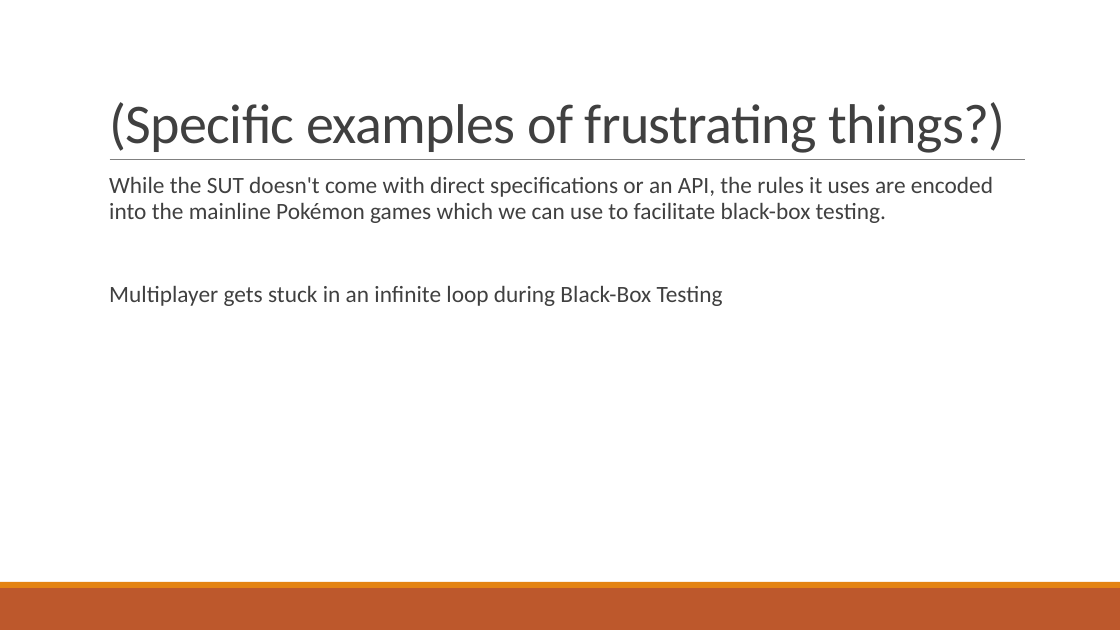
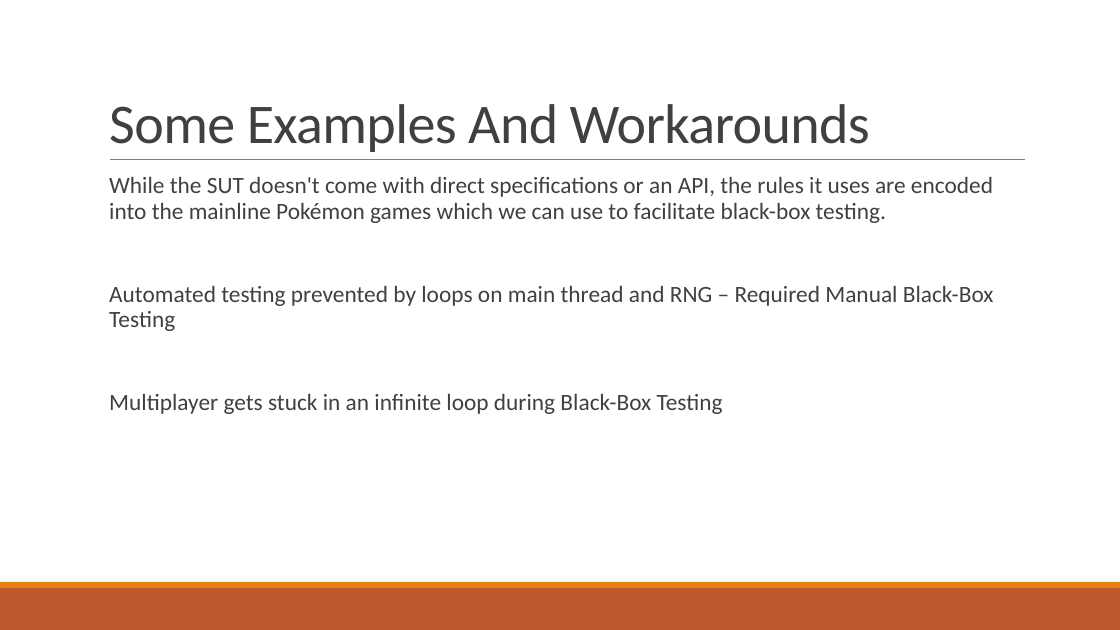
Before and after one commit to mason2smart/Pokemon-Battle-Simulator-Debugging, a slide deck: slide 6 of PokemonPresentation.pptx. Drawn at 1120x630 pixels with LibreOffice and Linux fonts; fonts in the diff are those of the drawing. Boxes give left, top, right and bottom in pixels: in the first picture for what was removed or moved away, otherwise in the second. Text is boxed around its words. In the diff, an @@ line names an element or a change of style, - is before the commit and + after.

```diff
--- a/PokemonPresentation.pptx
+++ b/PokemonPresentation.pptx
@@ title at bbox=[109, 104, 870, 152]: text changed @@
-(Specific examples of frustrating things?)
+Some Examples And Workarounds
@@ text at bbox=[109, 286, 994, 331]: paragraph added @@
+Automated testing prevented by loops on main thread and RNG – Required Manual Black-Box Testing
```
